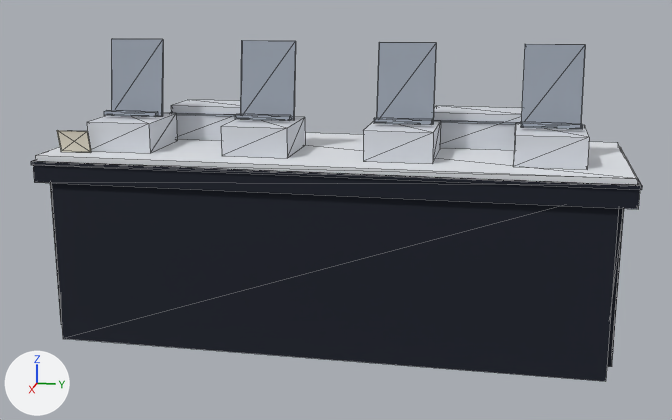
The glTF model public/models/table_wide.glb as it was, and as the next commit left it.
Both versions are drawn from a camera (50 mm lens) standing at (13.15, 2.61, 4.97) and looking at (0.08, -0.01, 1.7). Lighting does not change. The marker at lower left points along +X, +Y and +Z. The first picture is the older version. Mesh edges are drawn as thin lines on the coarser meshes. Where no turn or scale is listed for an object, it has been applied to the vertices. Vertices at exactly the same position are counted once.

Objects in the first picture: 'paper', 'product', 'skirt', 'skirt_front', 'top', 'trim'.
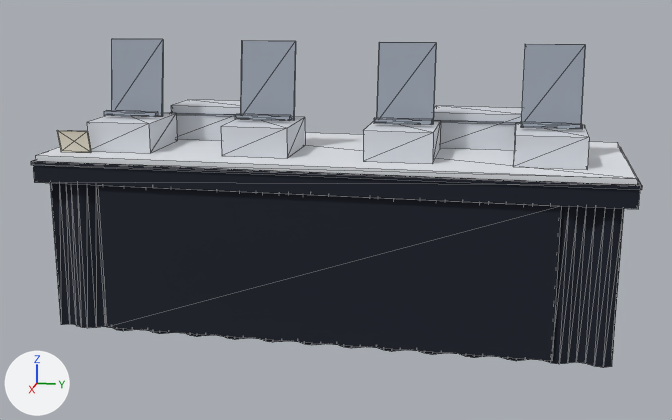
Edits to the bpy script that builds the scene:
```text
Change me_mesh_0:
    used by ob_skirt_front; location = (0.0, 0.0, 0.0)
    remove me_mesh_0.from_pydata(...)  # 4 vertices, 2 faces; spans x 1.32, y -3.85..3.85, z -0.13..2.43
    add me_mesh_0.from_pydata(...)  # 4 vertices, 2 faces; spans x 1.32, y -3.15..3.15, z 0.1..2.2
    me_mesh_0 part 1
    me_mesh_0.vertices[0].co: (1.32, -3.85, 2.43) -> (1.32, -3.15, 2.2)  # not seen -> pixel (97, 185)
    me_mesh_0.vertices[1].co: (1.32, 3.85, 2.43) -> (1.32, 3.15, 2.2)  # not seen -> pixel (561, 206)
    me_mesh_0.vertices[2].co: (1.32, -3.85, -0.13) -> (1.32, -3.15, 0.1)  # pixel (62, 338) -> pixel (106, 327)
    me_mesh_0.vertices[3].co: (1.32, 3.85, -0.13) -> (1.32, 3.15, 0.1)  # pixel (605, 381) -> pixel (552, 360)
```

What differs and where, as boxes (x1, y1, x2, y2) in the pictures (672 x 420 px):
'skirt_front', reshaped: before (51, 183, 619, 381); after (98, 185, 561, 361)
